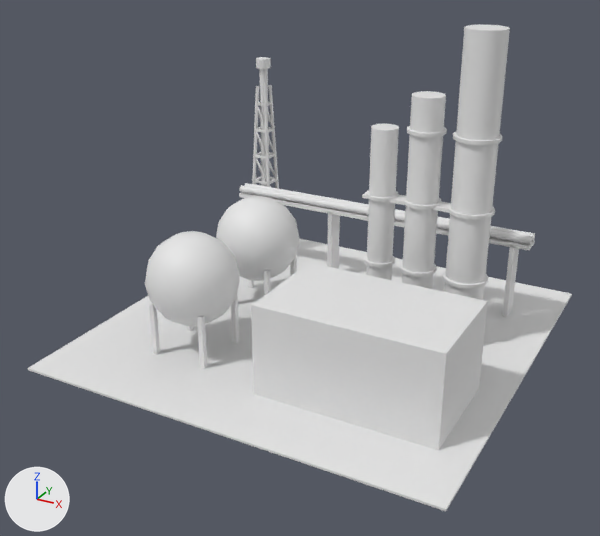
Before and after pictures for a commit that changed the glTF model assets/models/refinery.glb.
One viewpoint serves both versions: a 50 mm lens placed at (9.97, -19.56, 11.61), pointed at (-0.19, -1.11, 2.38). Every picture has the same lights, and +X, +Y and +Z are marked at lower left. The first picture is the older version. Where no turn or scale is listed for an object, it has been applied to the vertices. Vertices at exactly the same position are counted once.

In view in the first picture: 'Refinery'.
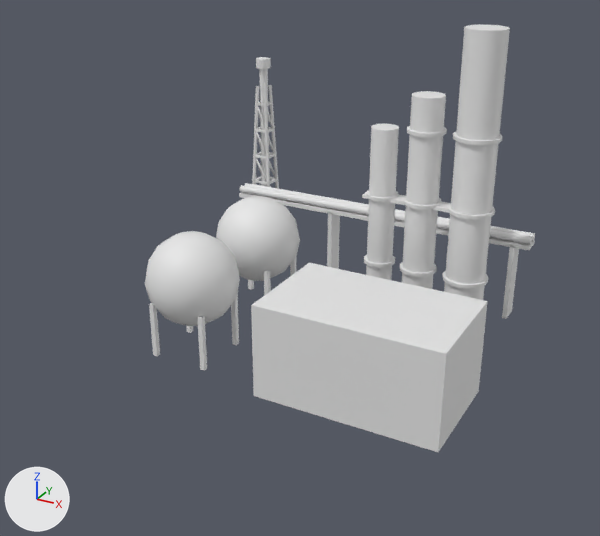
Location of each change, (x1, y1, x2, y2) in pixels of the pictures (600 x 536 px):
'Refinery', reshaped (28% narrower, 12% shorter)
    before: (28, 25, 572, 511)
    after: (145, 25, 535, 452)
part 1 of me_refinery, deleted
    before: (28, 239, 572, 511)

The change in detail:
me_refinery is used by ob_refinery; location (0.0, 0.0, 0.0).
me_refinery had 1304 vertices, 2188 faces and spanned x -5.95..5.95, y -5.95..5.95, z -0.02..8.8.
me_refinery now has 1296 vertices, 2176 faces and spans x -5.07..5.1, y -4.1..4.87, z -0.02..8.8.
me_refinery part 1: the loose piece of 8 vertices spanning x -5.95..5.95, y -5.95..5.95, z 0.0..0.06 is deleted.
